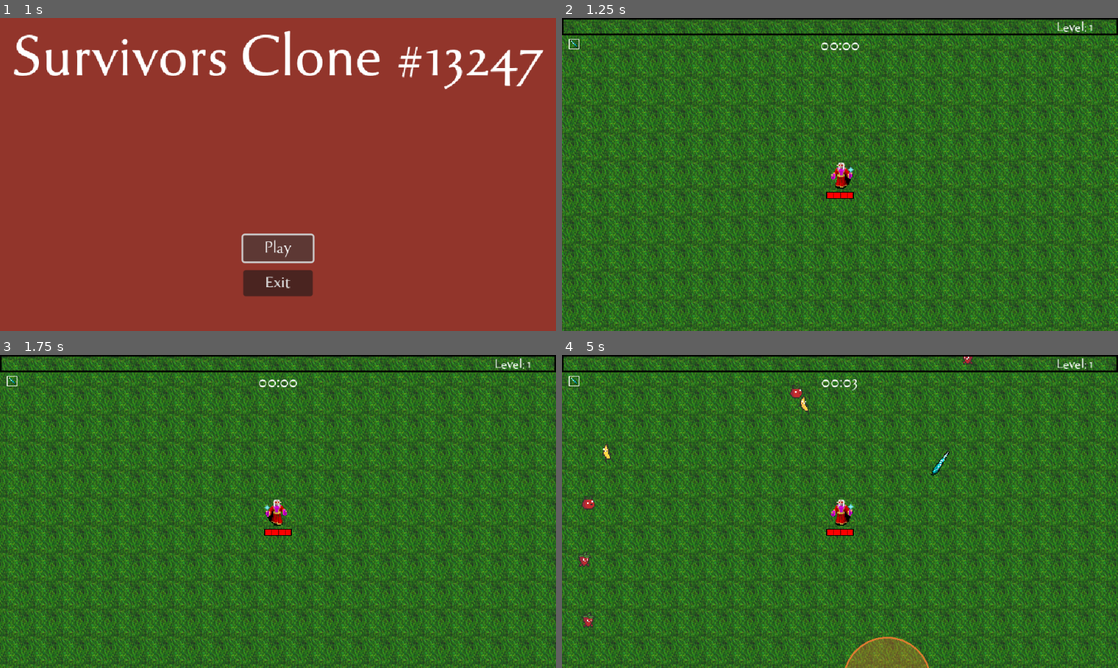
Above: before the commit, frames 1-4 (two rows, left to right).
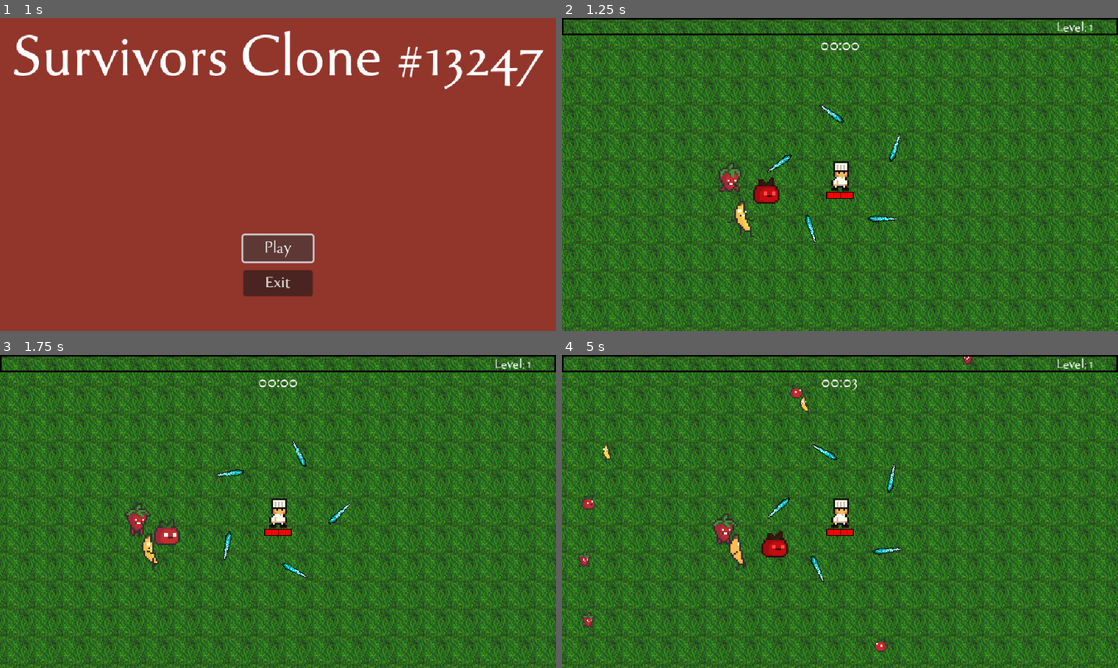
Above: after the commit, the same moments.

Repository: liduwang0/SurvivorsClone_Complete-main
Game: Godot game, scene res://TitleScreen/menu.tscn
Same seed, same stepped clock (60 frames per second), same inputs: the game is played once before the commit and once after it. Sound files missing from this copy of the repository are replaced by a short silence.
Inputs (mouse positions are in pixels of both pictures, inside the frame that each line leads up to):
- Up to frame 1 (1 s): click "Play" at 0.5 s
- Up to frame 2 (1.25 s): no input
- Up to frame 3 (1.75 s): move the mouse to (400, 495) at 1.27 s; hold D (right) from 1.28 s (still down); click (400, 495) at 1.35 s
- Up to frame 4 (5 s): move the mouse to (728, 527) at 2.02 s; release D (right) at 2.03 s; hold S (down) 2.03-2.78 s; click (728, 527) at 2.1 s; move the mouse to (895, 442) at 2.77 s; hold D (right) 2.78-3.53 s; click (895, 442) at 2.85 s; move the mouse to (812, 574) at 3.52 s; hold W (up) 3.53-4.28 s; click (812, 574) at 3.6 s; move the mouse to (1006, 558) at 4.27 s; hold A (left) from 4.28 s (still down); click (1006, 558) at 4.35 s

Frame 1 is identical in both runs. In frame 2, 1.5% of the frame differs, in the area x 1-61%, y 6-72%; in frame 3, 1.4%; in frame 4, 2.7%, in the area x 1-70%, y 6-100%.

Commit message:
not important

Diff:
--- a/Enemy/enemy_banana.tscn
+++ b/Enemy/enemy_banana.tscn
@@ -22,6 +22,23 @@
 "transitions": PackedFloat32Array(1),
 "update": 1,
 "values": [0]
+}
+
+[sub_resource type="Animation" id="Animation_sb4p8"]
+resource_name = "attack"
+length = 0.5
+step = 0.1
+tracks/0/type = "value"
+tracks/0/imported = false
+tracks/0/enabled = true
+tracks/0/path = NodePath("Sprite2D:frame")
+tracks/0/interp = 1
+tracks/0/loop_wrap = true
+tracks/0/keys = {
+"times": PackedFloat32Array(0, 0.1, 0.2, 0.3, 0.4),
+"transitions": PackedFloat32Array(1, 1, 1, 1, 1),
+"update": 1,
+"values": [48, 49, 50, 51, 52]
 }
 
 [sub_resource type="Animation" id="Animation_ikc3m"]
@@ -73,23 +90,6 @@
 "transitions": PackedFloat32Array(1, 1, 1, 1, 1, 1, 1, 1, 1, 1, 1, 1),
 "update": 1,
 "values": [16, 17, 18, 19, 20, 21, 22, 23, 24, 25, 26, 27]
-}
-
-[sub_resource type="Animation" id="Animation_sb4p8"]
-resource_name = "attack"
-length = 0.5
-step = 0.1
-tracks/0/type = "value"
-tracks/0/imported = false
-tracks/0/enabled = true
-tracks/0/path = NodePath("Sprite2D:frame")
-tracks/0/interp = 1
-tracks/0/loop_wrap = true
-tracks/0/keys = {
-"times": PackedFloat32Array(0, 0.1, 0.2, 0.3, 0.4),
-"transitions": PackedFloat32Array(1, 1, 1, 1, 1),
-"update": 1,
-"values": [48, 49, 50, 51, 52]
 }
 
 [sub_resource type="AnimationLibrary" id="AnimationLibrary_regpg"]
--- a/Enemy/enemy_cabbage.tscn
+++ b/Enemy/enemy_cabbage.tscn
@@ -7,7 +7,7 @@
 [ext_resource type="AudioStream" uid="uid://bi7t7cjthnhhc" path="res://Audio/SoundEffect/enemy_hit.ogg" id="5_632nb"]
 
 [sub_resource type="CircleShape2D" id="CircleShape2D_62rh2"]
-radius = 9.0
+radius = 5.09902
 
 [sub_resource type="Animation" id="Animation_xfnyu"]
 length = 0.001
--- a/Enemy/enemy_strawberry.tscn
+++ b/Enemy/enemy_strawberry.tscn
@@ -24,6 +24,23 @@
 "values": [0]
 }
 
+[sub_resource type="Animation" id="Animation_tihxo"]
+resource_name = "attack"
+length = 0.8
+step = 0.1
+tracks/0/type = "value"
+tracks/0/imported = false
+tracks/0/enabled = true
+tracks/0/path = NodePath("Sprite2D:frame")
+tracks/0/interp = 1
+tracks/0/loop_wrap = true
+tracks/0/keys = {
+"times": PackedFloat32Array(0, 0.1, 0.2, 0.3, 0.4, 0.5, 0.6, 0.7),
+"transitions": PackedFloat32Array(1, 1, 1, 1, 1, 1, 1, 1),
+"update": 1,
+"values": [16, 17, 18, 19, 20, 21, 22, 23]
+}
+
 [sub_resource type="Animation" id="Animation_ikc3m"]
 resource_name = "dead"
 length = 0.5
@@ -39,24 +56,6 @@
 "transitions": PackedFloat32Array(1, 1, 1, 1, 1),
 "update": 1,
 "values": [32, 33, 34, 34, 34]
-}
-
-[sub_resource type="Animation" id="Animation_w8hns"]
-resource_name = "walk"
-length = 0.8
-loop_mode = 1
-step = 0.1
-tracks/0/type = "value"
-tracks/0/imported = false
-tracks/0/enabled = true
-tracks/0/path = NodePath("Sprite2D:frame")
-tracks/0/interp = 1
-tracks/0/loop_wrap = true
-tracks/0/keys = {
-"times": PackedFloat32Array(0, 0.1, 0.2, 0.3, 0.4, 0.5, 0.6, 0.7),
-"transitions": PackedFloat32Array(1, 1, 1, 1, 1, 1, 1, 1),
-"update": 1,
-"values": [8, 9, 10, 11, 12, 13, 14, 15]
 }
 
 [sub_resource type="Animation" id="Animation_5on2b"]
@@ -76,9 +75,10 @@
 "values": [24, 25, 26, 27]
 }
 
-[sub_resource type="Animation" id="Animation_tihxo"]
-resource_name = "attack"
+[sub_resource type="Animation" id="Animation_w8hns"]
+resource_name = "walk"
 length = 0.8
+loop_mode = 1
 step = 0.1
 tracks/0/type = "value"
 tracks/0/imported = false
@@ -90,7 +90,7 @@
 "times": PackedFloat32Array(0, 0.1, 0.2, 0.3, 0.4, 0.5, 0.6, 0.7),
 "transitions": PackedFloat32Array(1, 1, 1, 1, 1, 1, 1, 1),
 "update": 1,
-"values": [16, 17, 18, 19, 20, 21, 22, 23]
+"values": [8, 9, 10, 11, 12, 13, 14, 15]
 }
 
 [sub_resource type="AnimationLibrary" id="AnimationLibrary_regpg"]
--- a/Enemy/enemy_tomato.tscn
+++ b/Enemy/enemy_tomato.tscn
@@ -24,6 +24,23 @@
 "values": [0]
 }
 
+[sub_resource type="Animation" id="Animation_po1tl"]
+resource_name = "attack"
+length = 0.8
+step = 0.1
+tracks/0/type = "value"
+tracks/0/imported = false
+tracks/0/enabled = true
+tracks/0/path = NodePath("Sprite2D:frame")
+tracks/0/interp = 1
+tracks/0/loop_wrap = true
+tracks/0/keys = {
+"times": PackedFloat32Array(0, 0.1, 0.2, 0.3, 0.4, 0.5, 0.6, 0.7),
+"transitions": PackedFloat32Array(1, 1, 1, 1, 1, 1, 1, 1),
+"update": 1,
+"values": [27, 28, 29, 30, 31, 32, 33, 34]
+}
+
 [sub_resource type="Animation" id="Animation_yteaa"]
 resource_name = "dead"
 step = 0.1
@@ -38,24 +55,6 @@
 "transitions": PackedFloat32Array(1, 1, 1, 1, 1, 1, 1, 1, 1, 1),
 "update": 1,
 "values": [36, 37, 38, 39, 40, 41, 42, 43, 44, 44]
-}
-
-[sub_resource type="Animation" id="Animation_w8hns"]
-resource_name = "walk"
-length = 0.8
-loop_mode = 1
-step = 0.1
-tracks/0/type = "value"
-tracks/0/imported = false
-tracks/0/enabled = true
-tracks/0/path = NodePath("Sprite2D:frame")
-tracks/0/interp = 1
-tracks/0/loop_wrap = true
-tracks/0/keys = {
-"times": PackedFloat32Array(0, 0.1, 0.2, 0.3, 0.4, 0.5, 0.6, 0.7),
-"transitions": PackedFloat32Array(1, 1, 1, 1, 1, 1, 1, 1),
-"update": 1,
-"values": [9, 10, 11, 12, 13, 14, 15, 16]
 }
 
 [sub_resource type="Animation" id="Animation_l5ux5"]
@@ -75,9 +74,10 @@
 "values": [18, 19, 20, 21]
 }
 
-[sub_resource type="Animation" id="Animation_po1tl"]
-resource_name = "attack"
+[sub_resource type="Animation" id="Animation_w8hns"]
+resource_name = "walk"
 length = 0.8
+loop_mode = 1
 step = 0.1
 tracks/0/type = "value"
 tracks/0/imported = false
@@ -89,7 +89,7 @@
 "times": PackedFloat32Array(0, 0.1, 0.2, 0.3, 0.4, 0.5, 0.6, 0.7),
 "transitions": PackedFloat32Array(1, 1, 1, 1, 1, 1, 1, 1),
 "update": 1,
-"values": [27, 28, 29, 30, 31, 32, 33, 34]
+"values": [9, 10, 11, 12, 13, 14, 15, 16]
 }
 
 [sub_resource type="AnimationLibrary" id="AnimationLibrary_regpg"]
--- a/World/world.tscn
+++ b/World/world.tscn
@@ -1,7 +1,6 @@
 [gd_scene load_steps=23 format=3 uid="uid://du6qbgqucaqov"]
 
 [ext_resource type="Texture2D" uid="uid://b6umklllf2jsl" path="res://Textures/dirt_full_new.png" id="1_3v41d"]
-[ext_resource type="PackedScene" uid="uid://dncgepmkc4jf4" path="res://Player/player.tscn" id="2_40uwv"]
 [ext_resource type="PackedScene" uid="uid://ba2claihwes2y" path="res://Utility/enemy_spawner.tscn" id="3_p01g4"]
 [ext_resource type="PackedScene" uid="uid://bx26vrpyos7bo" path="res://Enemy/enemy_strawberry.tscn" id="4_ee8bm"]
 [ext_resource type="PackedScene" uid="uid://bnhpyhted0jgh" path="res://Enemy/enemy_banana.tscn" id="5_h2aik"]
@@ -13,6 +12,7 @@
 [ext_resource type="PackedScene" uid="uid://btf7clk4jja87" path="res://Enemy/enemy_super.tscn" id="9_xs42h"]
 [ext_resource type="AudioStream" uid="uid://bbufl4r1ou1rw" path="res://Audio/Music/battleThemeA.mp3" id="10_rk3we"]
 [ext_resource type="Script" uid="uid://u028ko8kxgwy" path="res://Audio/Music/snd_Music.gd" id="11_ovtx6"]
+[ext_resource type="PackedScene" uid="uid://bplxtg3s6fbo3" path="res://Player/player_chef.tscn" id="14_awrha"]
 
 [sub_resource type="Resource" id="Resource_03m25"]
 script = ExtResource("5_jj7s8")
@@ -95,7 +95,7 @@
 region_enabled = true
 region_rect = Rect2(-4000, -4000, 4000, 4000)
 
-[node name="Player" parent="." instance=ExtResource("2_40uwv")]
+[node name="Player2" parent="." instance=ExtResource("14_awrha")]
 
 [node name="EnemySpawner" parent="." instance=ExtResource("3_p01g4")]
 spawns = Array[ExtResource("5_jj7s8")]([SubResource("Resource_03m25"), SubResource("Resource_ij20a"), SubResource("Reso …(200 unchanged characters)…
@@ -109,4 +109,14 @@
 autoplay = true
 script = ExtResource("11_ovtx6")
 
-[connection signal="playerdeath" from="Player" to="snd_Music" method="_on_player_playerdeath"]
+[node name="enemy_tomato" parent="." instance=ExtResource("6_rumbx")]
+position = Vector2(-82, -2)
+scale = Vector2(2, 2)
+
+[node name="enemy_banana" parent="." instance=ExtResource("5_h2aik")]
+position = Vector2(-114, 41)
+scale = Vector2(2, 2)
+
+[node name="enemy_strawberry" parent="." instance=ExtResource("4_ee8bm")]
+position = Vector2(-130, -4)
+scale = Vector2(2, 2)
